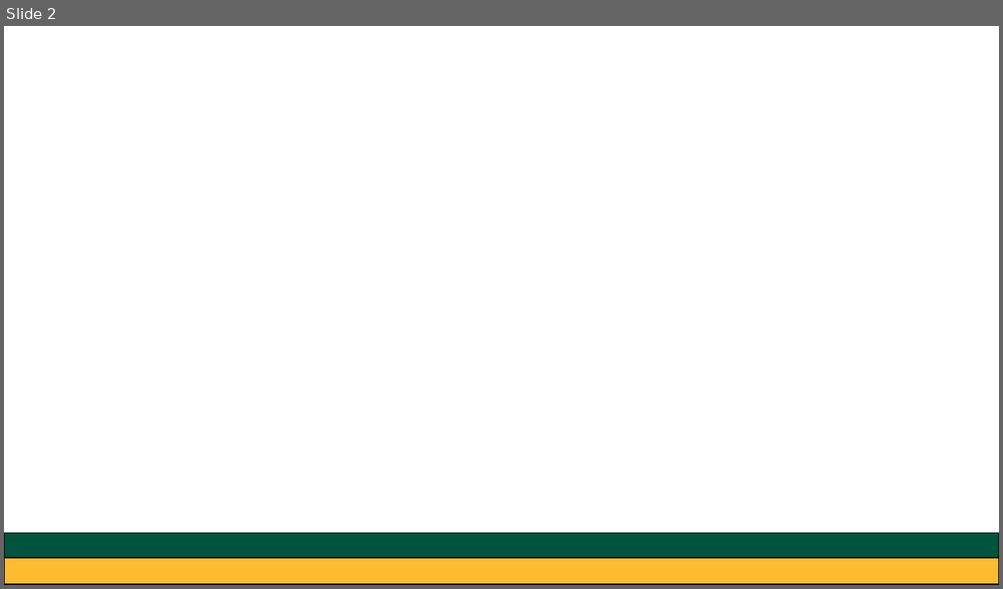
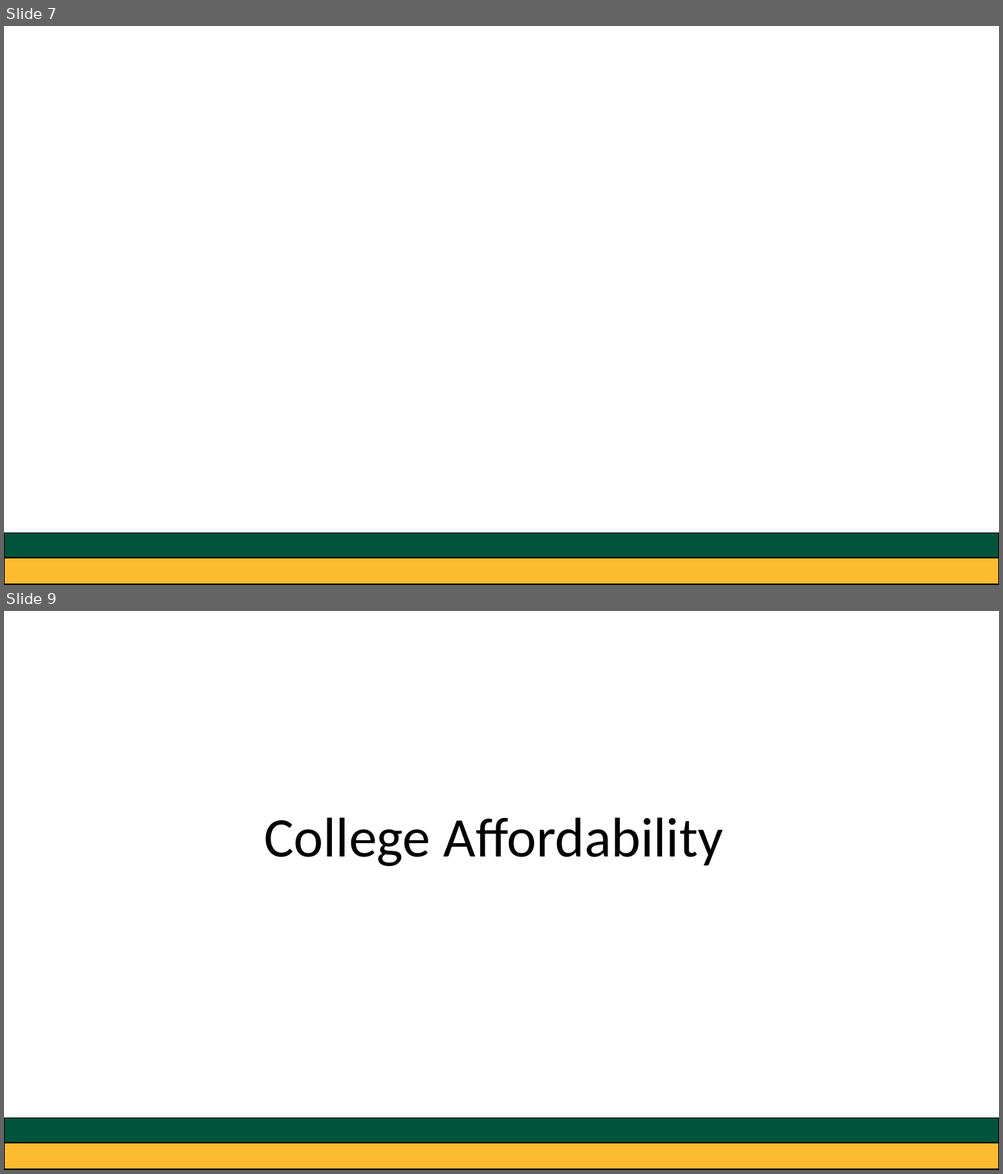
Before and after one commit to greg-dubrow/USF-talk-February-2020, a slide deck: usf_presentation_0220_gdubrow.pptx. Shown one above the other, each under a label of ours: slide 2 before the commit, slides 7 and 9 after it; the slides between them are not shown. The pictures are 1003x589 and 1003x1174 pixels, drawn with LibreOffice and Linux fonts; fonts in the diff are those of the drawing. Boxes give left, top, right and bottom in pixels: in the first picture for what was removed or moved away, otherwise in the second. Text is boxed around its words. In the diff, an @@ line names an element or a change of style, - is before the commit and + after.

```diff
--- a/usf_presentation_0220_gdubrow.pptx
+++ b/usf_presentation_0220_gdubrow.pptx
@@ slide 9 added at bbox=[4, 611, 999, 1170], background #FFFFFF @@
@@ text added at bbox=[264, 817, 723, 866], 54 pt, text #000000 @@
+College Affordability
@@ rectangle added at bbox=[4, 1119, 999, 1143], fill #00543C, outline #000000 1 pt @@
@@ rectangle added at bbox=[4, 1136, 999, 1170], fill #FDBB30, outline #000000 1 pt @@
@@ what was slide 2 is now slide 7 @@
```
Also in this commit, not shown: 1 slide changed, 11 other slides added, 6 other files.
